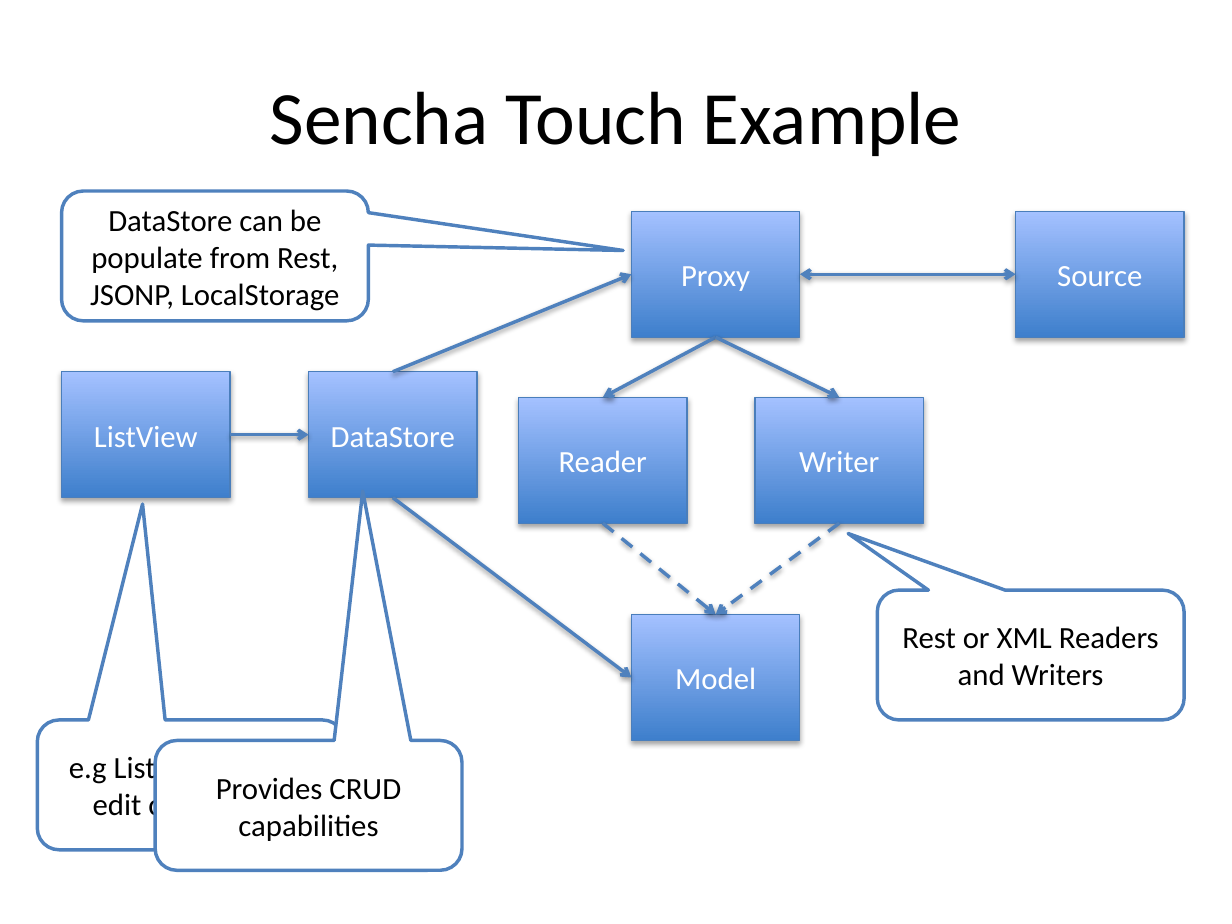
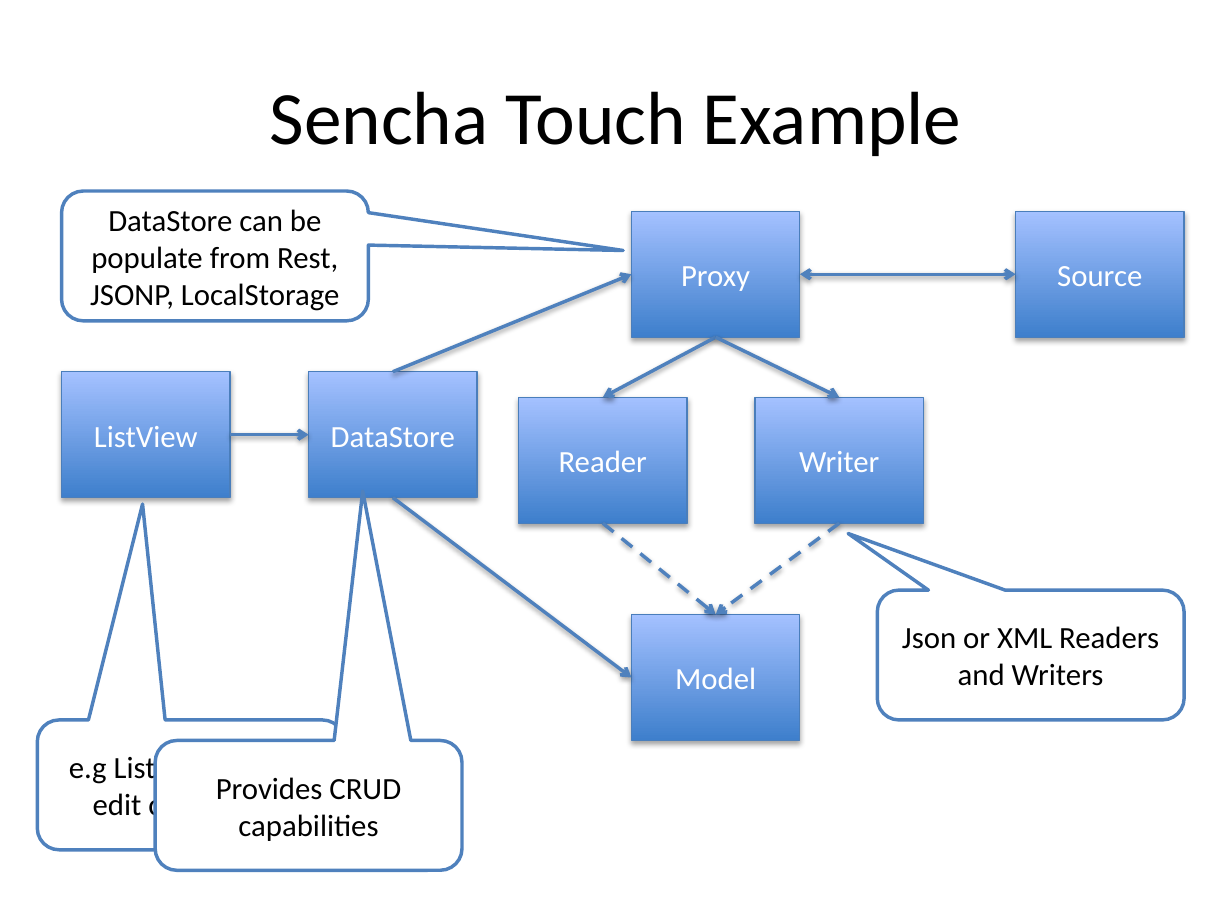
Before and after one commit to rohitghatol/SinglePageApplication, a slide deck: slide 54 of Building Single Page Applications.pptx (slide 51 before the commit). Drawn at 1232x924 pixels with LibreOffice and Linux fonts; fonts in the diff are those of the drawing. Boxes give left, top, right and bottom in pixels: in the first picture for what was removed or moved away, otherwise in the second. Text is boxed around its words. In the diff, an @@ line names an element or a change of style, - is before the commit and + after.

```diff
--- a/Building Single Page Applications.pptx
+++ b/Building Single Page Applications.pptx
@@ text in rounded speech box at [902, 626, 1159, 686]: text changed @@
-Rest or XML Readers and Writers
+Json or XML Readers and Writers
```
Also in this commit, not shown: 2 other slides changed, 4 slides added.
